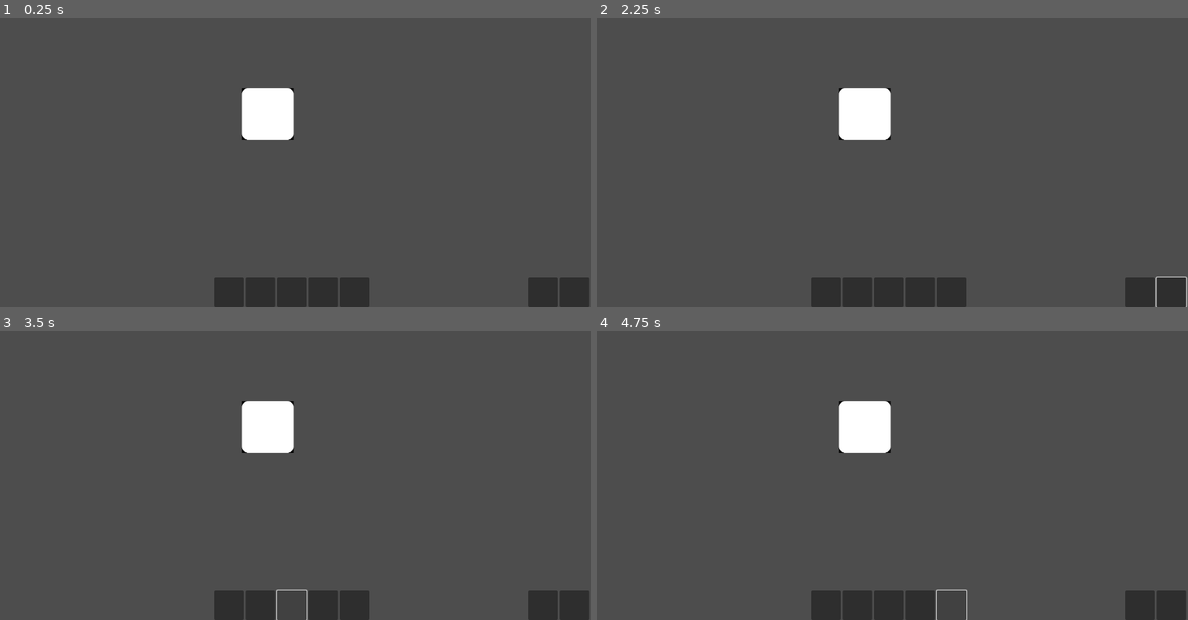
Above: before the commit, frames 1-4 (two rows, left to right).
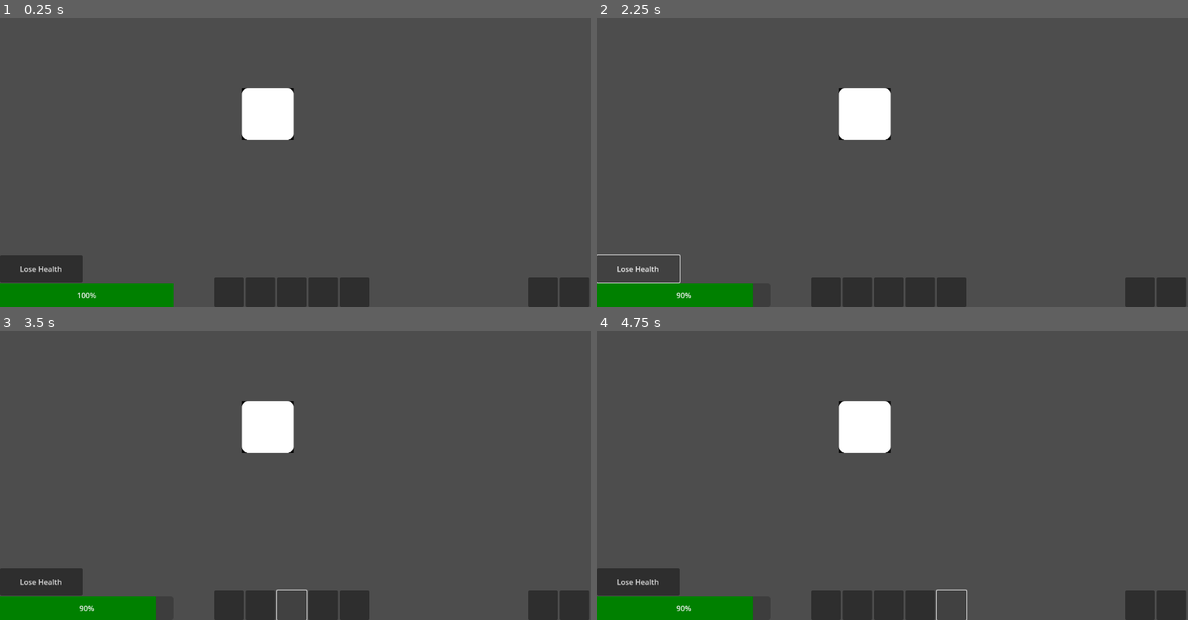
Above: after the commit, the same moments.

Repository: trex414/Profpocalypse-Purdue-Edition
Game: Godot game, scene res://Inventory/scenes/test_main.tscn
Two runs of this game, one before a commit and one after it. Both use one fixed random seed, a clock stepped at 60 frames per second and the inputs below.
Inputs (mouse positions are in pixels of both pictures, inside the frame that each line leads up to):
- Up to frame 1 (0.25 s): no input
- Up to frame 2 (2.25 s): click (827, 292) at 0.52 s; click (1170, 292) at 1.27 s; click (638, 269) at 2 s, where only the run after the commit has a clickable "Lose Health"
- Up to frame 3 (3.5 s): click (289, 605) at 2.75 s
- Up to frame 4 (4.75 s): click (922, 605) at 3.5 s; click (951, 605) at 4.25 s

The runs differ from the first frame. In frame 1, 3.7% of the frame differs, in the area x 0-30%, y 82-100%; in frame 2, 2.4%; in frame 3, 3.5%; in frame 4, 3.5%.

Commit message:
built health bar and heal potions work in inventory and in ption bar

Diff:
--- a/Inventory/script/inventory.gd
+++ b/Inventory/script/inventory.gd
@@ -199,19 +199,46 @@
 	# Check if the item is a spell
 	if item["type"] == ItemType.SPELL:
 		var spell_name = item["name"]
-		if spell_name in spell_messages:
+
+		# If it's a HEAL potion, apply health recovery
+		if spell_name == "HEAL":
+			if main_hud == null:
+				print("ERROR: Main HUD reference is missing!")
+				return
+
+			var health_manager = main_hud.get_node_or_null("CanvasLayer/Health_Bar")  # Ensure correct path
+			if health_manager != null:
+				if health_manager.current_health < health_manager.max_health:
+					health_manager.add_health(20)  # Adjust healing amount if needed
+					print("Potion used! Health increased.")
+
+					# Reduce potion count
+					item["count"] -= 1
+					if item["count"] <= 0:
+						inventory[selected_slot] = null  # Remove if no more left
+
+					update_inventory()  # Refresh UI
+				else:
+					print("Health is already full. Cannot use potion.")
+			else:
+				print("ERROR: HealthContainer node not found in HUD.")
+
+		# Handle other spells
+		elif spell_name in spell_messages:
 			print_centered(spell_messages[spell_name])  # Show the message
 			item["count"] -= 1  # Reduce stack by 1
 			if item["count"] <= 0:
 				inventory[selected_slot] = null  # Remove if no more left
-
 			update_inventory()
 		else:
 			print("Unknown spell.")
+
 	else:
 		print_centered("NOT USABLE")
 		print("NOT USABLE")  # Item is not a spell
-	deselect_item()
+
+	deselect_item()
+
 
 
 func print_centered(message):
--- a/Main HUD/Scenes/hud.tscn
+++ b/Main HUD/Scenes/hud.tscn
@@ -1,6 +1,9 @@
-[gd_scene load_steps=2 format=3 uid="uid://ixadnea0fvxk"]
+[gd_scene load_steps=4 format=3 uid="uid://ixadnea0fvxk"]
 
 [ext_resource type="Script" path="res://Main HUD/Script/MainHUD.gd" id="1_3f0v0"]
+[ext_resource type="Script" path="res://Main HUD/Script/health_bar.gd" id="2_613hy"]
+
+[sub_resource type="StyleBoxFlat" id="StyleBoxFlat_4vvx0"]
 
 [node name="Control - HUD" type="Control"]
 layout_mode = 3
@@ -67,3 +70,34 @@
 [node name="Button2" type="Button" parent="CanvasLayer/Potion Bar"]
 custom_minimum_size = Vector2(64, 64)
 layout_mode = 2
+
+[node name="Health_Bar" type="Control" parent="CanvasLayer"]
+layout_mode = 3
+anchors_preset = 15
+anchor_right = 1.0
+anchor_bottom = 1.0
+grow_horizontal = 2
+grow_vertical = 2
+script = ExtResource("2_613hy")
+
+[node name="Health" type="ProgressBar" parent="CanvasLayer/Health_Bar"]
+layout_mode = 1
+anchors_preset = 2
+anchor_top = 1.0
+anchor_bottom = 1.0
+offset_top = -51.0
+offset_right = 376.0
+grow_vertical = 0
+theme_override_styles/fill = SubResource("StyleBoxFlat_4vvx0")
+step = 1.0
+
+[node name="Lose_Health" type="Button" parent="CanvasLayer/Health_Bar"]
+layout_mode = 1
+anchors_preset = 2
+anchor_top = 1.0
+anchor_bottom = 1.0
+offset_top = -112.0
+offset_right = 179.0
+offset_bottom = -53.0
+grow_vertical = 0
+text = "Lose Health"
--- a/Main HUD/Script/MainHUD.gd
+++ b/Main HUD/Script/MainHUD.gd
@@ -88,17 +88,50 @@
 		print("ERROR: Inventory not assigned to HUD!")
 		return
 
-	# Check if the slot is occupied
-	if potion_bar_slots[slot_index] != null:
-		# Move potion back to inventory
-		move_potion_from_hotbar_to_inventory(slot_index)
-	elif inventory.selected_slot != null:
-		# Move selected potion from inventory to hotbar
-		var selected_item = inventory.get_selected_item()
-		if selected_item["type"] == inventory.ItemType.ITEM:
-			print("Items cannot be placed in the Potion Bar!")
-			return
-		inventory.move_item_to_potion_bar(inventory.selected_slot, self, slot_index)
+	# If inventory is open, move potion as before
+	if inventory.is_inventory_open():
+		if potion_bar_slots[slot_index] != null:
+			move_potion_from_hotbar_to_inventory(slot_index)
+		elif inventory.selected_slot != null:
+			var selected_item = inventory.get_selected_item()
+			if selected_item["type"] == inventory.ItemType.ITEM:
+				print("Items cannot be placed in the Potion Bar!")
+				return
+			inventory.move_item_to_potion_bar(inventory.selected_slot, self, slot_index)
+		return  # Stop function execution here, don't use the potion
+
+	# If inventory is closed, use the potion instead
+	var item = potion_bar_slots[slot_index]
+	if item == null:
+		print("No potion in hotbar slot", slot_index)
+		return  # No potion to use
+
+	var potion_name = item["name"]
+
+	# Check if it's a health potion
+	if potion_name == "HEAL":  # Change this to match your potion name
+		var health_manager = get_node_or_null("CanvasLayer/Health_Bar")  # Ensure correct path
+
+		if health_manager != null and health_manager.current_health < health_manager.max_health:
+			health_manager.add_health(20)  # Adjust healing amount if needed
+
+			# Reduce potion count
+			if item["count"] > 1:
+				item["count"] -= 1
+			else:
+				potion_bar_slots[slot_index] = null  # Remove if no more left
+
+			print("Potion used! Health increased.")
+
+		else:
+			print("Health is already full. Cannot use potion.")
+
+	else:
+		print("This is not a Health Potion.")
+
+	update_potion_display()
+
+
 
 
 
--- /dev/null
+++ b/Main HUD/Script/health_bar.gd
@@ -0,0 +1,57 @@
+extends Control
+
+@export var max_health: int = 100  # Maximum health
+var current_health: int = max_health  # Start with full health
+
+@onready var health_bar = $Health  # Ensure you have a ProgressBar node named "HealthBar"
+@onready var stylebox = health_bar.get("theme_override_styles/fill")
+@onready var lose_health_button = $Lose_Health  # Reference to Lose Health button
+
+func _ready():
+	health_bar.value = current_health  # Initialize the health bar
+	update_health_color()
+	lose_health_button.connect("pressed", Callable(self, "on_lose_health_pressed"))
+	self.mouse_filter = Control.MOUSE_FILTER_IGNORE
+
+func on_lose_health_pressed():
+	lose_health(10)
+
+# Function to decrease health
+func lose_health(amount: int):
+	if current_health <= 0:
+		print("You died and cannot lose more.")
+		return
+
+	current_health -= amount
+	if current_health <= 0:
+		current_health = 0
+		print("You died and cannot lose more.")
+
+	update_health_bar()
+
+# Function to increase health
+func add_health(amount: int):
+	if current_health >= max_health:
+		print("Health full and will not add more.")
+		return
+
+	current_health += amount
+	if current_health > max_health:
+		current_health = max_health
+
+	update_health_bar()
+
+# Function to update the health bar UI
+func update_health_bar():
+	health_bar.value = current_health
+	update_health_color()
+
+# Function to change the health bar color based on health level
+func update_health_color():
+	if stylebox:  # Ensure the stylebox exists
+		if current_health > 50:
+			stylebox.bg_color = Color(0, .5, 0)  # Green
+		elif current_health > 20:
+			stylebox.bg_color = Color(.6, .5, 0)  # Yellow
+		else:
+			stylebox.bg_color = Color(.5, 0, 0)  # Red
